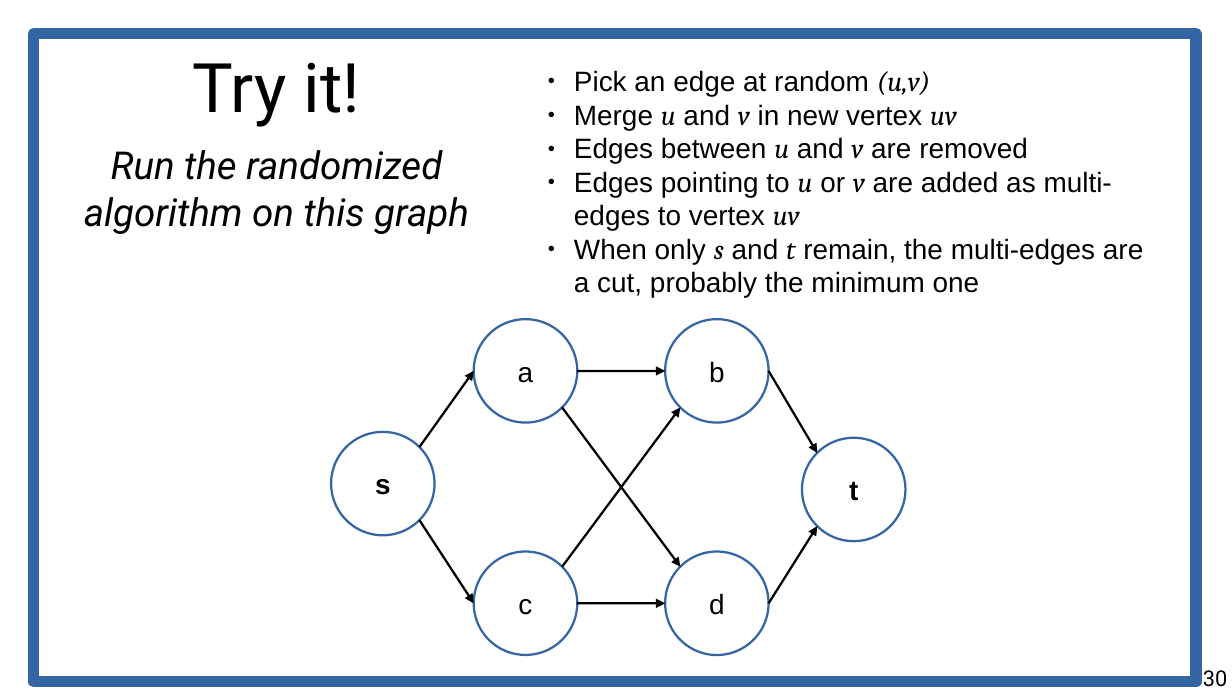
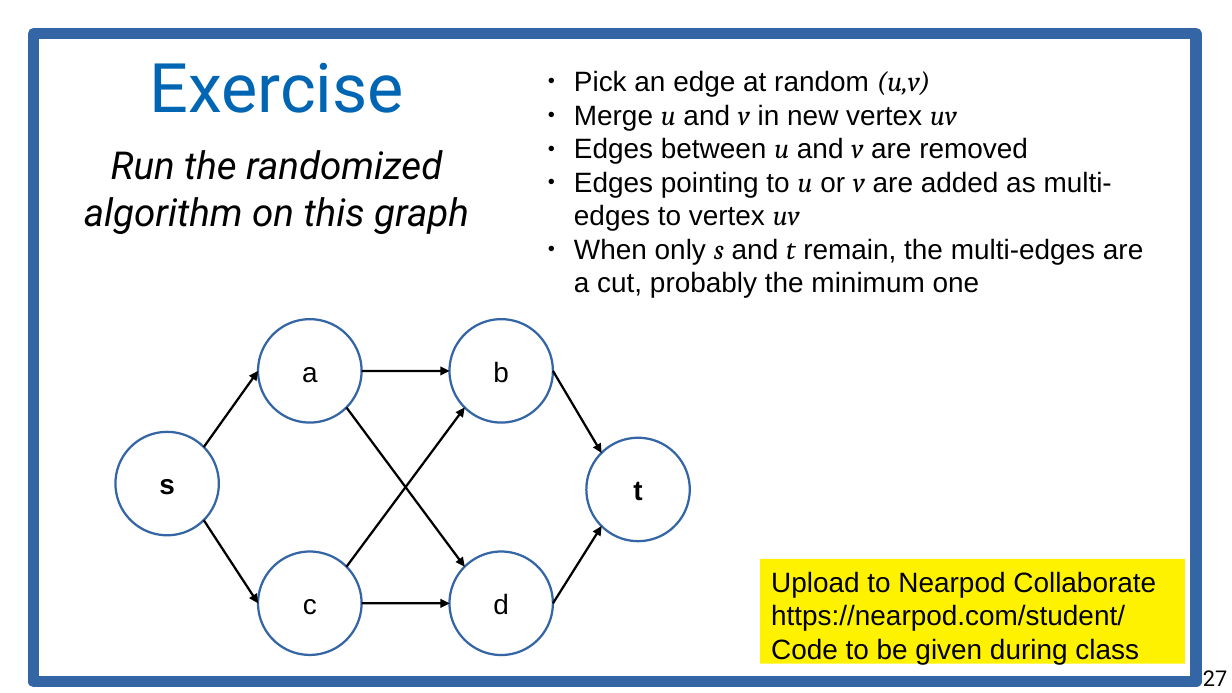
Before and after one commit to chatox/networks-science-course, a slide deck: slide 27 of theory/odp/tt20_network_flows.odp (slide 30 before the commit). Drawn at 1232x693 pixels with LibreOffice and Linux fonts; fonts in the diff are those of the drawing. Boxes give left, top, right and bottom in pixels: in the first picture for what was removed or moved away, otherwise in the second. Text is boxed around its words. In the diff, an @@ line names an element or a change of style, - is before the commit and + after.

```diff
--- a/theory/odp/tt20_network_flows.odp
+++ b/theory/odp/tt20_network_flows.odp
@@ title at bbox=[149, 62, 404, 113]: text changed; text colour #000000 to #0066B3 @@
-Try it!
+Exercise
@@ arrow moved from (769, 604) - (817, 527) to (203, 447) - (258, 371) @@
@@ arrow moved from (419, 447) - (474, 371) to (553, 371) - (601, 453) @@
@@ 6 ellipses, 4 arrows: place and size @@
-6 ellipses, 4 arrows at bbox=[331, 320, 906, 655]
+6 ellipses, 4 arrows at bbox=[115, 320, 691, 655]
@@ arrow moved from (769, 371) - (817, 453) to (203, 520) - (258, 604) @@
@@ arrow moved from (419, 520) - (474, 604) to (553, 604) - (601, 527) @@
@@ rectangle added at bbox=[760, 559, 1185, 664], fill #FFF200, 18 pt, text #000000 @@
+Upload to Nearpod Collaborate
+https://nearpod.com/student/
+Code to be given during class
@@ page number at bbox=[1203, 670, 1227, 686]: text changed @@
-30
+27
```
Also in this commit, not shown: 11 other slides changed, 3 slides added, 5 slides removed, 7 other files.
